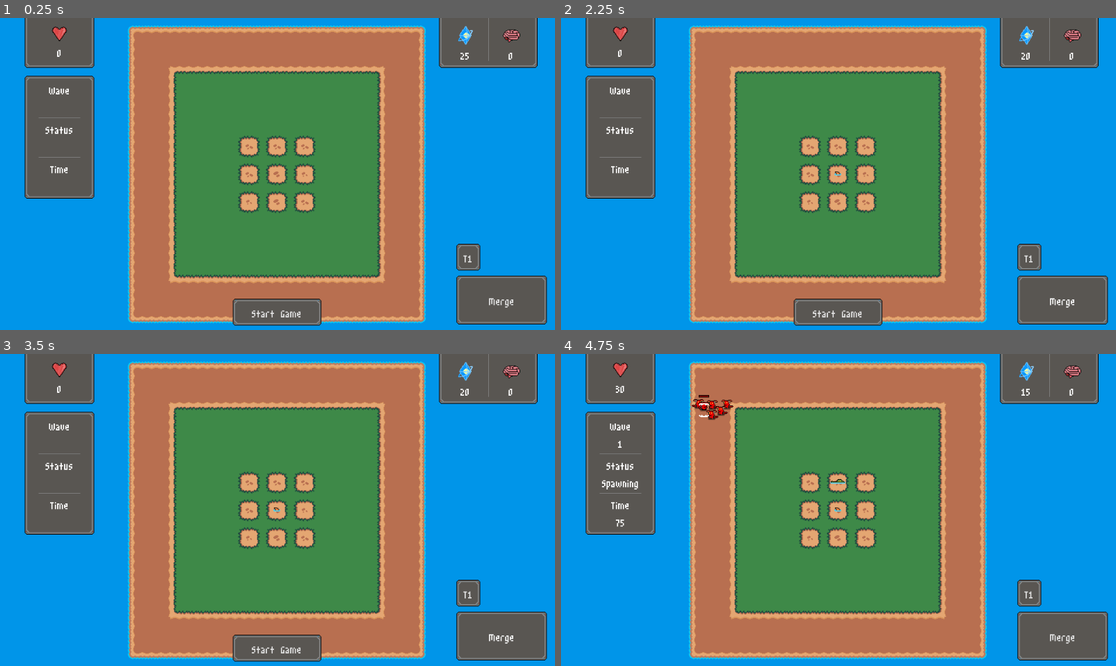
Above: before the commit, frames 1-4 (two rows, left to right).
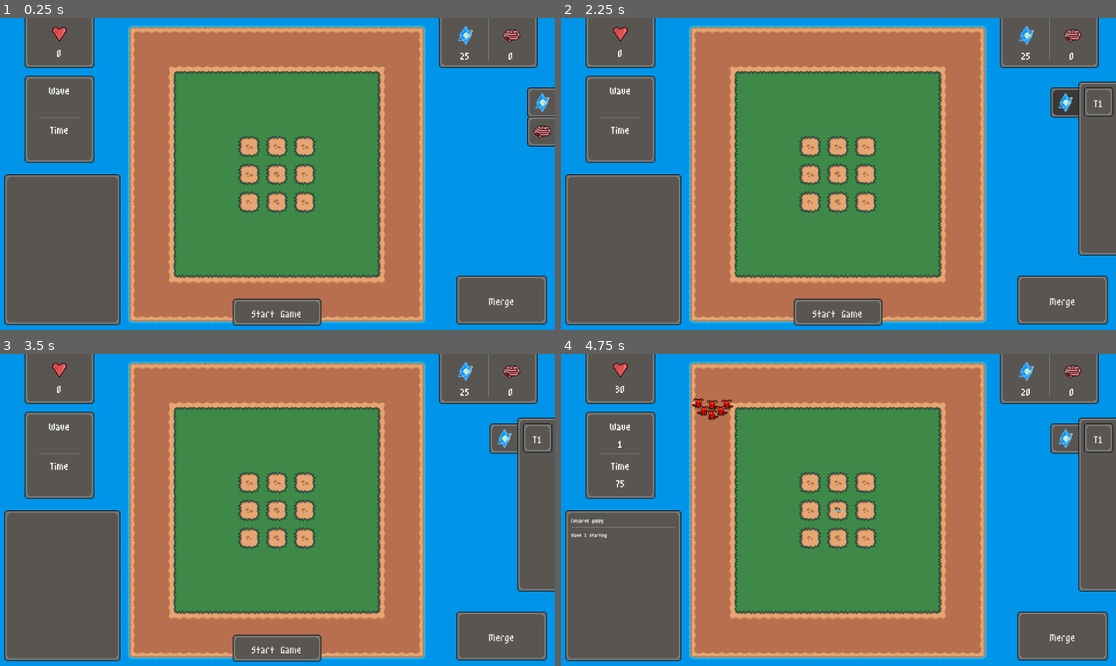
Above: after the commit, the same moments.

Repository: Rowan-Maynor/conjure
Game: Godot game, scene res://scenes/game.tscn
The game is run twice, just before and just after one commit, with the same random seed, the same clock (stepped at 60 frames per second) and the same inputs.
Inputs (mouse positions are in pixels of both pictures, inside the frame that each line leads up to):
- Up to frame 1 (0.25 s): no input
- Up to frame 2 (2.25 s): click (1027, 258) at 0.5 s, where only the run before the commit has a clickable "T1"; click "Merge" at 1.25 s; click (1104, 102) at 2.02 s
- Up to frame 3 (3.5 s): click (543, 466) at 2.77 s
- Up to frame 4 (4.75 s): click "T1" at 3.5 s; click "Start Game" at 4.25 s

The runs differ from the first frame. In frame 1, 11% of the frame differs, in the area x 0-100%, y 22-99%; in frame 2, 15%; in frame 3, 15%; in frame 4, 15%, in the area x 0-100%, y 11-99%.

Commit message:
Add new UI elements

Diff:
--- a/scenes/game_ui.tscn
+++ b/scenes/game_ui.tscn
@@ -6,7 +6,10 @@
 [ext_resource type="Texture2D" uid="uid://btxayetjurgst" path="res://assets/ui/mana_icon.png" id="2_e0pfi"]
 [ext_resource type="Texture2D" uid="uid://dr70g110va4hx" path="res://assets/ui/knowledge_icon.png" id="3_o3bws"]
 [ext_resource type="Script" uid="uid://i66x3auk3nqu" path="res://scripts/merge.gd" id="3_u001w"]
+[ext_resource type="Script" uid="uid://begukndqlpqm5" path="res://scripts/mana_tab_button.gd" id="7_o3bws"]
+[ext_resource type="Script" uid="uid://nm8htu8iujii" path="res://scripts/research_tab_button.gd" id="8_3huio"]
 [ext_resource type="Texture2D" uid="uid://cl7wm4vb5hdaa" path="res://assets/ui/life_icon.png" id="8_o3bws"]
+[ext_resource type="Script" uid="uid://ycbw53qy6rik" path="res://scripts/scroll_container.gd" id="10_sjwyb"]
 
 [node name="Main-ui" type="Control"]
 layout_mode = 3
@@ -103,7 +106,7 @@
 offset_left = 45.0
 offset_top = -170.0
 offset_right = 165.0
-offset_bottom = 42.0
+offset_bottom = -20.0
 grow_vertical = 2
 
 [node name="HBoxContainer" type="MarginContainer" parent="wave_data_container"]
@@ -129,22 +132,6 @@
 metadata/_edit_lock_ = true
 
 [node name="HSeparator" type="HSeparator" parent="wave_data_container/HBoxContainer/VBoxContainer"]
-layout_mode = 2
-metadata/_edit_lock_ = true
-
-[node name="status" type="Label" parent="wave_data_container/HBoxContainer/VBoxContainer"]
-layout_mode = 2
-text = "Status"
-horizontal_alignment = 1
-vertical_alignment = 1
-metadata/_edit_lock_ = true
-
-[node name="status_value" type="Label" parent="wave_data_container/HBoxContainer/VBoxContainer"]
-layout_mode = 2
-horizontal_alignment = 1
-metadata/_edit_lock_ = true
-
-[node name="HSeparator2" type="HSeparator" parent="wave_data_container/HBoxContainer/VBoxContainer"]
 layout_mode = 2
 metadata/_edit_lock_ = true
 
@@ -188,23 +175,6 @@
 layout_mode = 2
 text = "0"
 horizontal_alignment = 1
-metadata/_edit_lock_ = true
-
-[node name="spawn_t1_button" type="Button" parent="."]
-layout_mode = 1
-anchors_preset = 3
-anchor_left = 1.0
-anchor_top = 1.0
-anchor_right = 1.0
-anchor_bottom = 1.0
-offset_left = -170.0
-offset_top = -150.0
-offset_right = -129.0
-offset_bottom = -104.0
-grow_horizontal = 0
-grow_vertical = 0
-text = "T1"
-script = ExtResource("1_fnul3")
 metadata/_edit_lock_ = true
 
 [node name="start_game_button" type="Button" parent="."]
@@ -241,5 +211,134 @@
 script = ExtResource("3_u001w")
 metadata/_edit_lock_ = true
 
-[connection signal="pressed" from="spawn_t1_button" to="spawn_t1_button" method="_on_pressed"]
+[node name="mana_tab_button" type="Button" parent="."]
+layout_mode = 1
+anchors_preset = 6
+anchor_left = 1.0
+anchor_top = 0.5
+anchor_right = 1.0
+anchor_bottom = 0.5
+offset_left = -48.0
+offset_top = -150.0
+offset_right = 18.0
+offset_bottom = -98.0
+grow_horizontal = 0
+grow_vertical = 2
+text = " "
+icon = ExtResource("2_e0pfi")
+script = ExtResource("7_o3bws")
+
+[node name="research_tab_button" type="Button" parent="."]
+layout_mode = 1
+anchors_preset = 6
+anchor_left = 1.0
+anchor_top = 0.5
+anchor_right = 1.0
+anchor_bottom = 0.5
+offset_left = -48.0
+offset_top = -100.0
+offset_right = 18.0
+offset_bottom = -48.0
+grow_horizontal = 0
+grow_vertical = 2
+text = " "
+icon = ExtResource("3_o3bws")
+script = ExtResource("8_3huio")
+
+[node name="mana_buttons" type="PanelContainer" parent="."]
+custom_minimum_size = Vector2(0, 300)
+layout_mode = 1
+anchors_preset = 6
+anchor_left = 1.0
+anchor_top = 0.5
+anchor_right = 1.0
+anchor_bottom = 0.5
+offset_top = -160.0
+offset_right = 84.0
+offset_bottom = 140.0
+grow_horizontal = 0
+grow_vertical = 2
+
+[node name="HBoxContainer" type="HBoxContainer" parent="mana_buttons"]
+layout_mode = 2
+metadata/_edit_lock_ = true
+
+[node name="VBoxContainer" type="VBoxContainer" parent="mana_buttons/HBoxContainer"]
+layout_mode = 2
+metadata/_edit_lock_ = true
+
+[node name="basic_spawn_button" type="Button" parent="mana_buttons/HBoxContainer/VBoxContainer"]
+custom_minimum_size = Vector2(50, 50)
+layout_mode = 2
+text = "T1"
+script = ExtResource("1_fnul3")
+metadata/_edit_lock_ = true
+
+[node name="right_margin" type="Control" parent="mana_buttons/HBoxContainer"]
+custom_minimum_size = Vector2(10, 0)
+layout_mode = 2
+metadata/_edit_lock_ = true
+
+[node name="research_tab_buttons" type="PanelContainer" parent="."]
+custom_minimum_size = Vector2(0, 300)
+layout_mode = 1
+anchors_preset = 6
+anchor_left = 1.0
+anchor_top = 0.5
+anchor_right = 1.0
+anchor_bottom = 0.5
+offset_top = -160.0
+offset_right = 84.0
+offset_bottom = 140.0
+grow_horizontal = 0
+grow_vertical = 2
+
+[node name="HBoxContainer" type="HBoxContainer" parent="research_tab_buttons"]
+layout_mode = 2
+metadata/_edit_lock_ = true
+
+[node name="VBoxContainer" type="VBoxContainer" parent="research_tab_buttons/HBoxContainer"]
+layout_mode = 2
+metadata/_edit_lock_ = true
+
+[node name="basic_spawn_button" type="Button" parent="research_tab_buttons/HBoxContainer/VBoxContainer"]
+custom_minimum_size = Vector2(50, 50)
+layout_mode = 2
+text = "T1"
+script = ExtResource("1_fnul3")
+metadata/_edit_lock_ = true
+
+[node name="right_margin" type="Control" parent="research_tab_buttons/HBoxContainer"]
+custom_minimum_size = Vector2(10, 0)
+layout_mode = 2
+metadata/_edit_lock_ = true
+
+[node name="text_box" type="PanelContainer" parent="."]
+custom_minimum_size = Vector2(200, 200)
+layout_mode = 1
+anchors_preset = 2
+anchor_top = 1.0
+anchor_bottom = 1.0
+offset_left = 10.0
+offset_top = -270.0
+offset_right = 210.0
+offset_bottom = -10.0
+grow_vertical = 0
+
+[node name="ScrollContainer" type="ScrollContainer" parent="text_box"]
+layout_mode = 2
+horizontal_scroll_mode = 0
+vertical_scroll_mode = 3
+script = ExtResource("10_sjwyb")
+metadata/_edit_lock_ = true
+
+[node name="VBoxContainer" type="VBoxContainer" parent="text_box/ScrollContainer"]
+layout_mode = 2
+size_flags_horizontal = 3
+metadata/_edit_lock_ = true
+
 [connection signal="pressed" from="start_game_button" to="start_game_button" method="_on_pressed"]
+[connection signal="pressed" from="mana_tab_button" to="mana_tab_button" method="_on_pressed"]
+[connection signal="pressed" from="research_tab_button" to="research_tab_button" method="_on_pressed"]
+[connection signal="pressed" from="mana_buttons/HBoxContainer/VBoxContainer/basic_spawn_button" to="mana_buttons/HBoxContainer/VBoxContainer/basic_spawn_button" method="_on_pressed"]
+[connection signal="pressed" from="research_tab_buttons/HBoxContainer/VBoxContainer/basic_spawn_button" to="research_tab_buttons/HBoxContainer/VBoxContainer/basic_spawn_button" method="_on_pressed"]
--- a/scripts/game.gd
+++ b/scripts/game.gd
@@ -25,14 +25,15 @@
 @onready var mana_ui_value = $"CanvasLayer/Main-ui/resource_container/GridContainer/mana_container/mana_value"
 @onready var research_ui_value = $"CanvasLayer/Main-ui/resource_container/GridContainer/research_container/research_value"
 @onready var wave_ui_value = $"CanvasLayer/Main-ui/wave_data_container/HBoxContainer/VBoxContainer/wave_value"
-@onready var status_ui_value = $"CanvasLayer/Main-ui/wave_data_container/HBoxContainer/VBoxContainer/status_value"
 @onready var time_ui_value = $"CanvasLayer/Main-ui/wave_data_container/HBoxContainer/VBoxContainer/time_value"
 @onready var lives_ui_value = $"CanvasLayer/Main-ui/lives_data_container/VBoxContainer/life_value"
+@onready var basic_spawn_button = $"CanvasLayer/Main-ui/mana_buttons/HBoxContainer/VBoxContainer/basic_spawn_button"
+@onready var text_box_container = $"CanvasLayer/Main-ui/text_box/ScrollContainer/VBoxContainer"
 
 func _ready():
 	player_data = load("res://resources/player/player_data.tres")
 	$"CanvasLayer/Main-ui/merge_button".connect("merge", _on_merge)
-	$"CanvasLayer/Main-ui/spawn_t1_button".connect("spend_mana", _on_mana_spent)
+	basic_spawn_button.connect("spend_mana", _on_mana_spent)
 	mana_ui_value.text = str(mana)
 	research_ui_value.text = str(research)
 	save()
@@ -141,8 +142,9 @@
 		$wave_delay.stop()
 
 func spawn_wave():
+	if(waves_remaining == wave_data.wave_count):
+		add_status_message("Wave " + str(wave) + " starting")
 	wave_ui_value.text = str(wave)
-	status_ui_value.text = "Spawning"
 	var spawn_areas = get_tree().get_root().get_node("game/enemy_spawn_areas").get_children()
 	for spawn_point in spawn_areas:
 		var unit = load(wave_data.unit).instantiate()
@@ -152,7 +154,6 @@
 		get_tree().get_root().get_node("game").get_node("enemy_units").add_child(unit)
 	waves_remaining -= 1
 	if(waves_remaining == 0):
-		status_ui_value.text = "Defend"
 		$wave_time.start()
 
 func _on_merge():
@@ -201,10 +202,11 @@
 			instance.recipe_data = load(unit_recipe_path).duplicate()
 			var spawn_point = find_open_spawn_point()
 			if(spawn_point == null):
-				print("No free space!")
+				add_status_message("No free space")
 			else:
 				instance.position = spawn_point.global_position
 				get_tree().get_root().get_node("game").get_node("player_units").add_child(instance)
+				add_status_message("Conjured " + instance.unit_data.type)
 				#merged unit is now spawned, free the others
 				selected.pop_at(selected.find(main_unit))
 				main_unit.queue_free()
@@ -236,7 +238,7 @@
 	if($enemy_units.get_child_count() == 0):
 		$wave_time.stop()
 		wave_time = 10
-		status_ui_value.text = "Break"
+		add_status_message("Break (10s)")
 		time_ui_value.text = str(wave_time)
 		$wait_time.start()
 	elif(wave_time > 0):
@@ -246,14 +248,15 @@
 		$wave_time.stop()
 		var remaining_enemies = $enemy_units
 		lives -= remaining_enemies.get_child_count()
+		add_status_message("lives -" + str(remaining_enemies.get_child_count()))
 		lives_ui_value.text = str(lives)
 		for enemy in remaining_enemies.get_children():
 			enemy.die()
 		if(lives <= 0):
-			status_ui_value.text = "LOSE"
+			add_status_message("You lose")
 		if(lives > 0):
 			wave_time = 10
-			status_ui_value.text = "Break"
+			add_status_message("Break (10s)")
 			$wait_time.start()
 
 
@@ -268,7 +271,7 @@
 func next_wave():
 	wave += 1
 	if(wave > wave_max):
-		status_ui_value.text = "WIN"
+		add_status_message("You win")
 		return
 	wave_time = 75
 	time_ui_value.text = str(wave_time)
@@ -290,3 +293,13 @@
 		if(kills % 5 == 0):
 			mana += 1
 			mana_ui_value.text = str(mana)
+
+func add_status_message(message):
+	var label = Label.new()
+	label.set("theme_override_font_sizes/font_size", 16)
+	label.text = message
+	label.set_autowrap_mode(TextServer.AUTOWRAP_WORD)
+	var separator = HSeparator.new()
+	if(text_box_container.get_child_count() != 0):
+		text_box_container.add_child(separator)
+	text_box_container.add_child(label)
--- /dev/null
+++ b/scripts/mana_tab_button.gd
@@ -0,0 +1,11 @@
+extends Button
+
+var shift_ammount = 65
+
+func _on_pressed() -> void:
+	if(self.position.x == 912):
+		self.position.x -= shift_ammount
+		$"../mana_buttons".position.x -= shift_ammount
+	else:
+		self.position.x += shift_ammount
+		$"../mana_buttons".position.x += shift_ammount
--- /dev/null
+++ b/scripts/research_tab_button.gd
@@ -0,0 +1,11 @@
+extends Button
+
+var shift_ammount = 65
+
+func _on_pressed() -> void:
+	if(self.position.x == 912):
+		self.position.x -= shift_ammount
+		$"../research_tab_buttons".position.x -= shift_ammount
+	else:
+		self.position.x += shift_ammount
+		$"../research_tab_buttons".position.x += shift_ammount
--- /dev/null
+++ b/scripts/scroll_container.gd
@@ -0,0 +1,9 @@
+extends ScrollContainer
+
+@onready var scroll_bar = self.get_v_scroll_bar()
+
+func _ready() -> void:
+	scroll_bar.connect("changed", _on_scroll_bar_changed)
+
+func _on_scroll_bar_changed():
+	self.scroll_vertical = scroll_bar.max_value
--- a/scripts/spawn_t1.gd
+++ b/scripts/spawn_t1.gd
@@ -26,13 +26,14 @@
 		instance.recipe_data = load(unit_recipe_path).duplicate()
 		var spawn_point = find_open_spawn_point(spawn_areas)
 		if(spawn_point == null):
-			print("No free space!")
+			get_tree().get_root().get_node("game").add_status_message("No free space")
 		else:
 			instance.position = spawn_point.global_position
 			get_tree().get_root().get_node("game").get_node("player_units").add_child(instance)
+			get_tree().get_root().get_node("game").add_status_message("Conjured " + instance.unit_data.type)
 			emit_signal("spend_mana", 5)
 	else:
-		print("Not enough mana!")
+		get_tree().get_root().get_node("game").add_status_message("Not enough mana")
 func find_open_spawn_point(spawn_areas):
 	for area in spawn_areas:
 		var units = area.has_overlapping_bodies()
Not shown: 1 places in scenes/game_ui.tscn that only renumber resources
Not shown, added: scripts/mana_tab_button.gd.uid
Not shown, added: scripts/research_tab_button.gd.uid
Not shown, added: scripts/scroll_container.gd.uid
